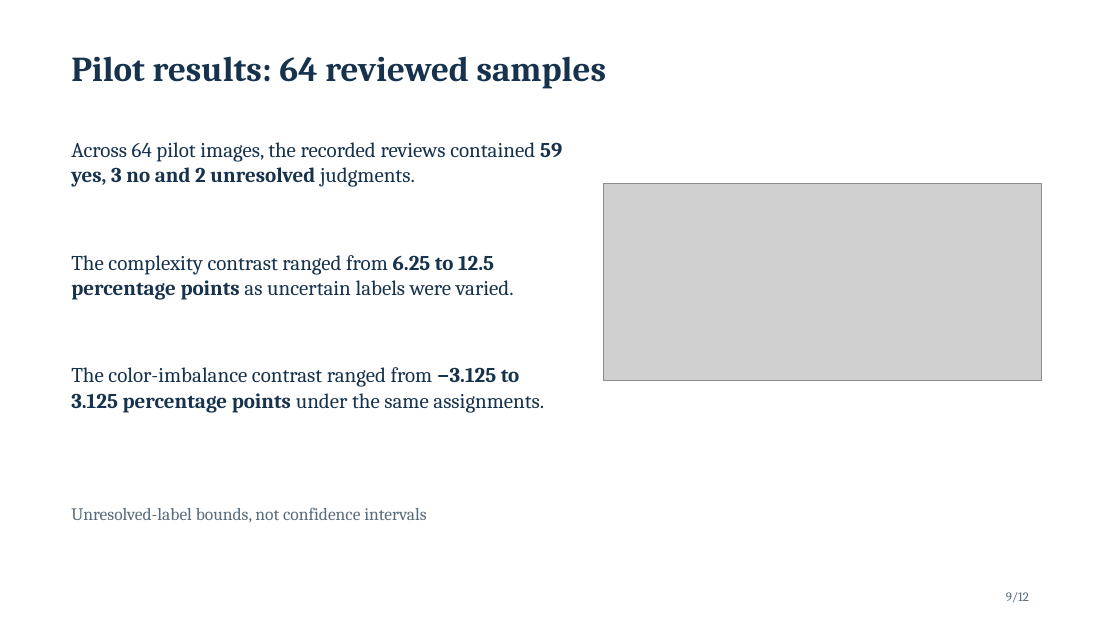
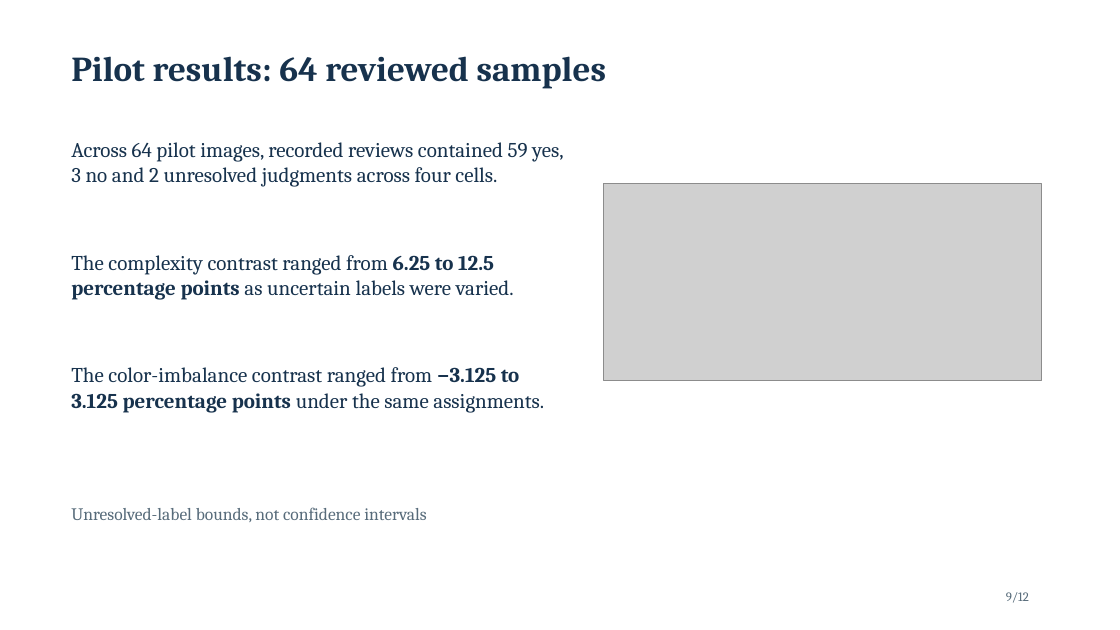
Before and after one commit to Space-Dev0/muadib, a slide deck: slide 9 of presentation/powerpoint/submission-final.pptx. Drawn at 1120x630 pixels with LibreOffice and Linux fonts; fonts in the diff are those of the drawing; grey boxes stand for pictures. Boxes give left, top, right and bottom in pixels: in the first picture for what was removed or moved away, otherwise in the second. Text is boxed around its words. In the diff, an @@ line names an element or a change of style, - is before the commit and + after.

Commit message:
docs(presentation): expand slide explanations
Add detail across the twelve slides and explain how SSH forwarding can operate over a private VPN such as Tailscale. Describe the existing job coordinator accurately and retain context needed to interpret the pilot results.

```diff
--- a/presentation/powerpoint/submission-final.pptx
+++ b/presentation/powerpoint/submission-final.pptx
@@ text at (71,142,563,187): text changed @@
-Across 64 pilot images, the recorded reviews contained 59 yes, 3 no and 2 unresolved judgments.
+Across 64 pilot images, recorded reviews contained 59 yes, 3 no and 2 unresolved judgments across four cells.
```
Also in this commit, not shown: 11 other slides changed, 1 other file.
